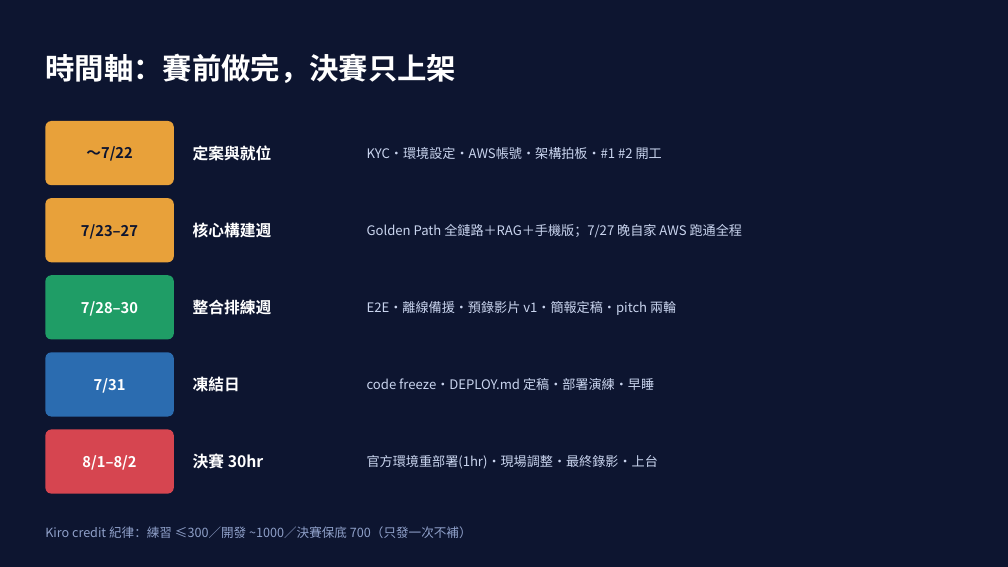
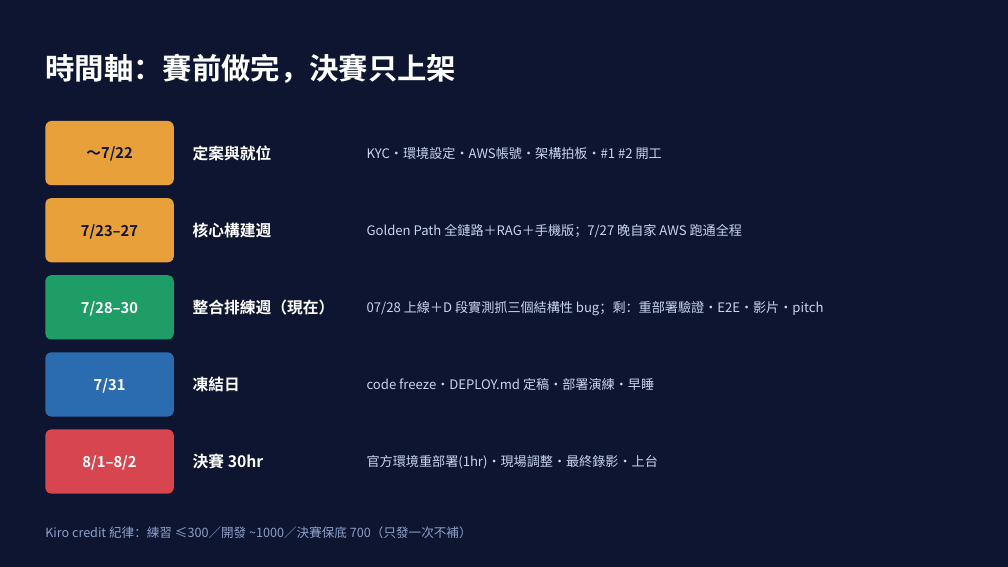
Before and after one commit to giont565/MaiMate, a slide deck: slide 23 of docs/MaiMate_開發手冊.pptx. Drawn at 1008x567 pixels with LibreOffice and Linux fonts; fonts in the diff are those of the drawing. Boxes give left, top, right and bottom in pixels: in the first picture for what was removed or moved away, otherwise in the second. Text is boxed around its words. In the diff, an @@ line names an element or a change of style, - is before the commit and + after.

```diff
--- a/docs/MaiMate_開發手冊.pptx
+++ b/docs/MaiMate_開發手冊.pptx
@@ text at bbox=[193, 299, 335, 315]: text changed @@
-整合排練週
+整合排練週（現在）
@@ text at bbox=[367, 301, 824, 316]: text changed @@
-E2E・離線備援・預錄影片 v1・簡報定稿・pitch 兩輪
+07/28 上線＋D 段實測抓三個結構性 bug；剩：重部署驗證・E2E・影片・pitch
```
Also in this commit, not shown: 9 other slides changed, 1 other file.
